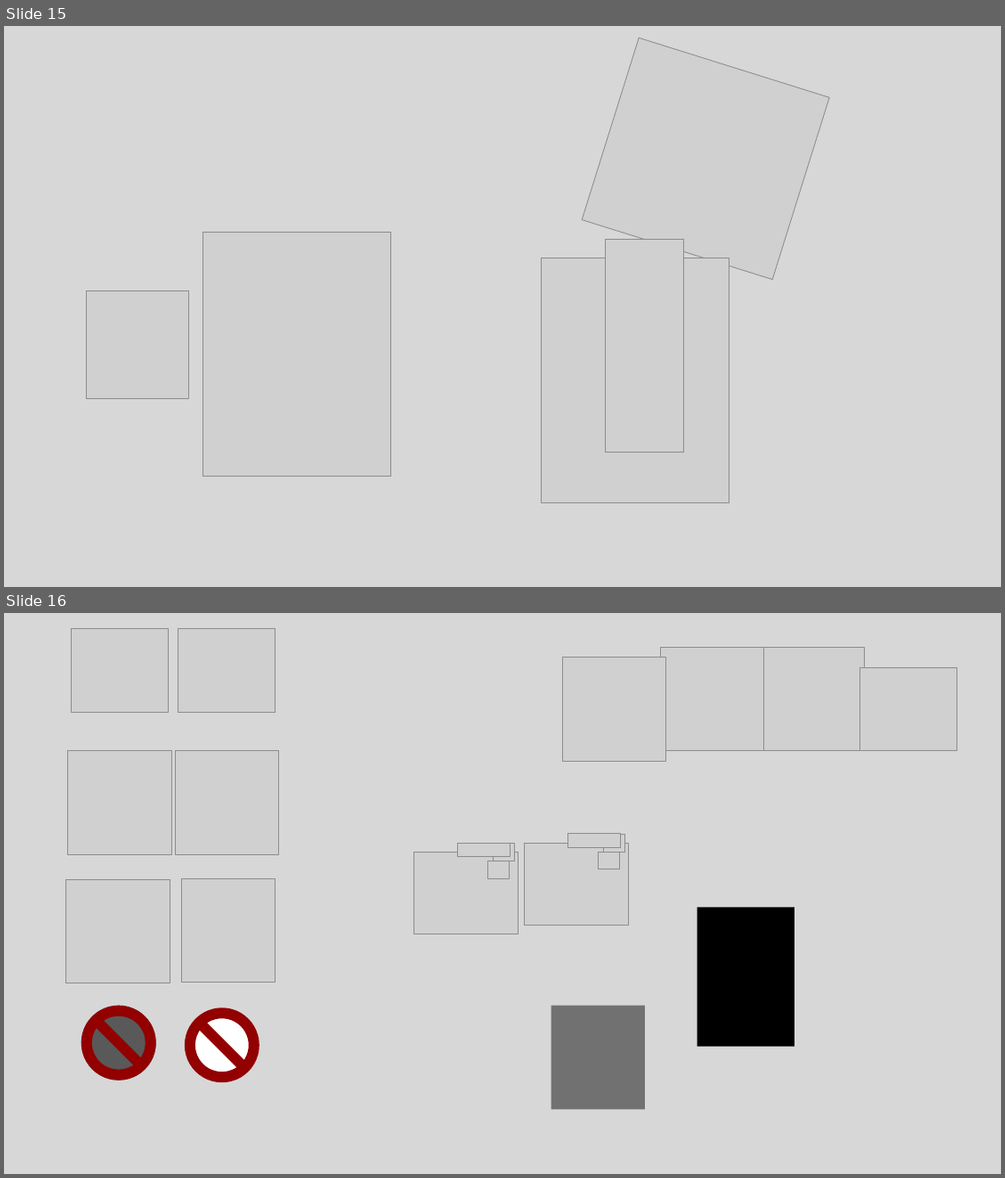
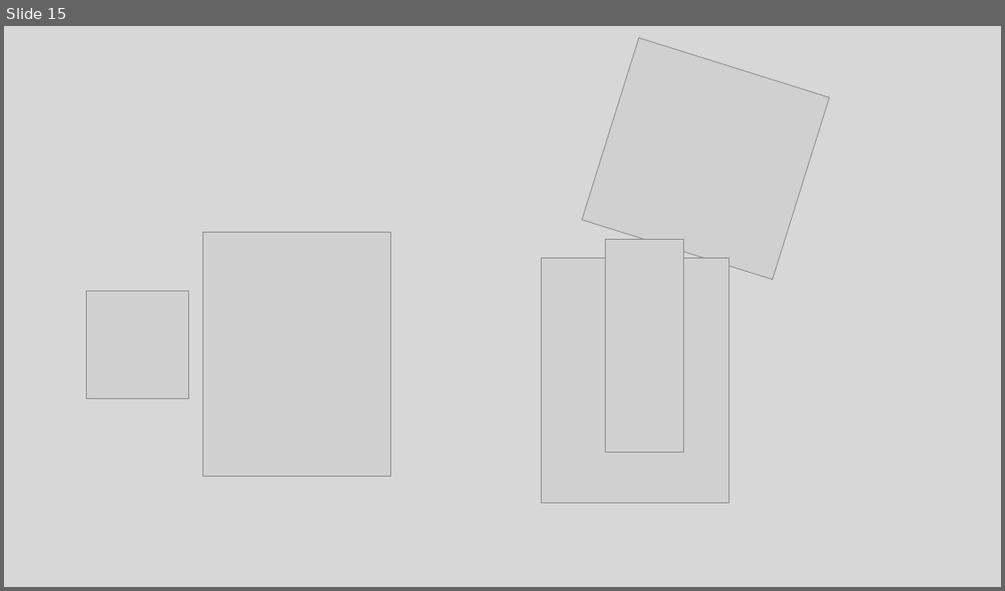
Before and after one commit to giladghgh/chess-coach, a slide deck: media/workshop.pptx. Shown one above the other, each under a label of ours: slides 15 and 16 before the commit, slide 15 after it. The pictures are 1005x1178 and 1005x591 pixels, drawn with LibreOffice and Linux fonts; fonts in the diff are those of the drawing; grey boxes stand for pictures; background and template pictures are left out. Boxes give left, top, right and bottom in pixels: in the first picture for what was removed or moved away, otherwise in the second. Text is boxed around its words. In the diff, an @@ line names an element or a change of style, - is before the commit and + after.

```diff
--- a/media/workshop.pptx
+++ b/media/workshop.pptx
@@ slide 16 removed at (4,613,1001,1174), background #D7D7D7 @@
@@ picture removed at (72,629,169,713) @@
@@ picture removed at (178,629,275,713) @@
@@ picture removed at (563,657,666,761) @@
@@ picture removed at (660,647,764,751) @@
@@ picture removed at (760,647,865,751) @@
@@ picture removed at (859,667,956,751) @@
@@ picture removed at (67,751,171,854) @@
@@ picture removed at (175,751,279,854) @@
@@ group removed at (413,843,518,933): 4 pictures, 1 freeform shape @@
@@ group removed at (523,834,629,925): 4 pictures, 1 freeform shape @@
@@ picture removed at (66,879,170,983) @@
@@ picture removed at (182,878,275,982) @@
@@ rectangle removed at (697,907,794,1046) @@
@@ ellipse removed at (81,1005,156,1080) @@
@@ no-entry sign removed at (81,1005,156,1080) @@
@@ ellipse removed at (185,1008,259,1083) @@
@@ no-entry sign removed at (185,1008,259,1083) @@
@@ rectangle removed at (551,1005,645,1110) @@
```
Also in this commit, not shown: 1 slide added, 8 other files.
